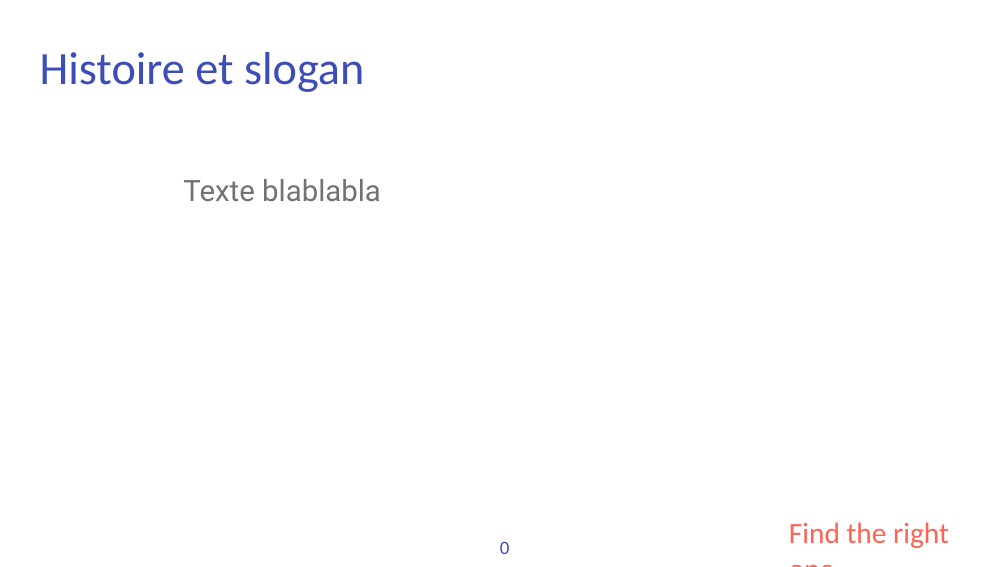
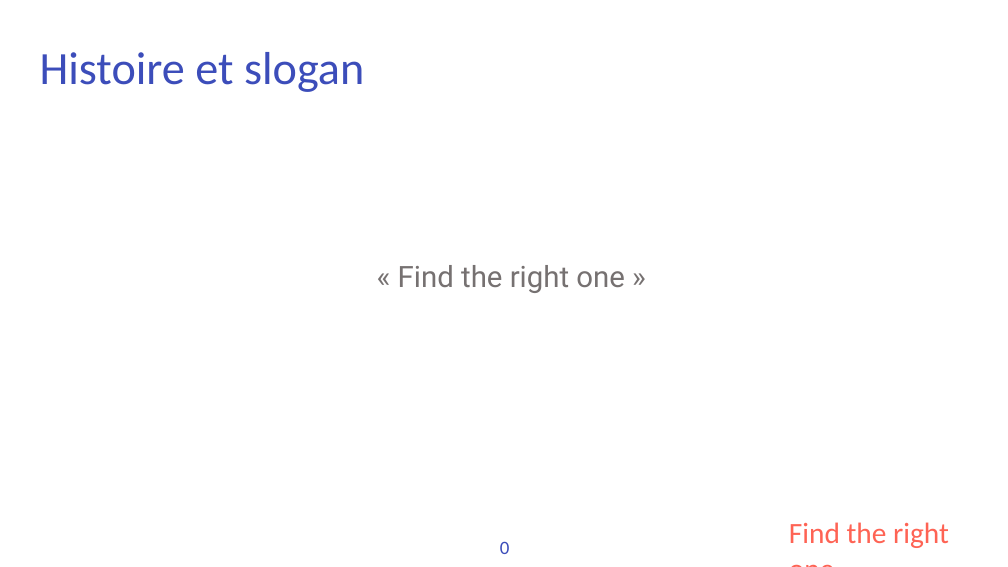
Before and after one commit to solown/ServeurWEB_PROJET, a slide deck: slide 11 of presentation/fr81.pptx. Drawn at 1008x567 pixels with LibreOffice and Linux fonts; fonts in the diff are those of the drawing; background and template pictures are left out. Boxes give left, top, right and bottom in pixels: in the first picture for what was removed or moved away, otherwise in the second. Text is boxed around its words. In the diff, an @@ line names an element or a change of style, - is before the commit and + after.

```diff
--- a/presentation/fr81.pptx
+++ b/presentation/fr81.pptx
@@ text removed at bbox=[183, 179, 381, 201] @@
-Texte blablabla
@@ text added at bbox=[398, 265, 625, 293], 28 pt, text #767171 @@
+« Find the right one »
```
Also in this commit, not shown: 2 other slides changed, 2 slides added, 2 other files.
